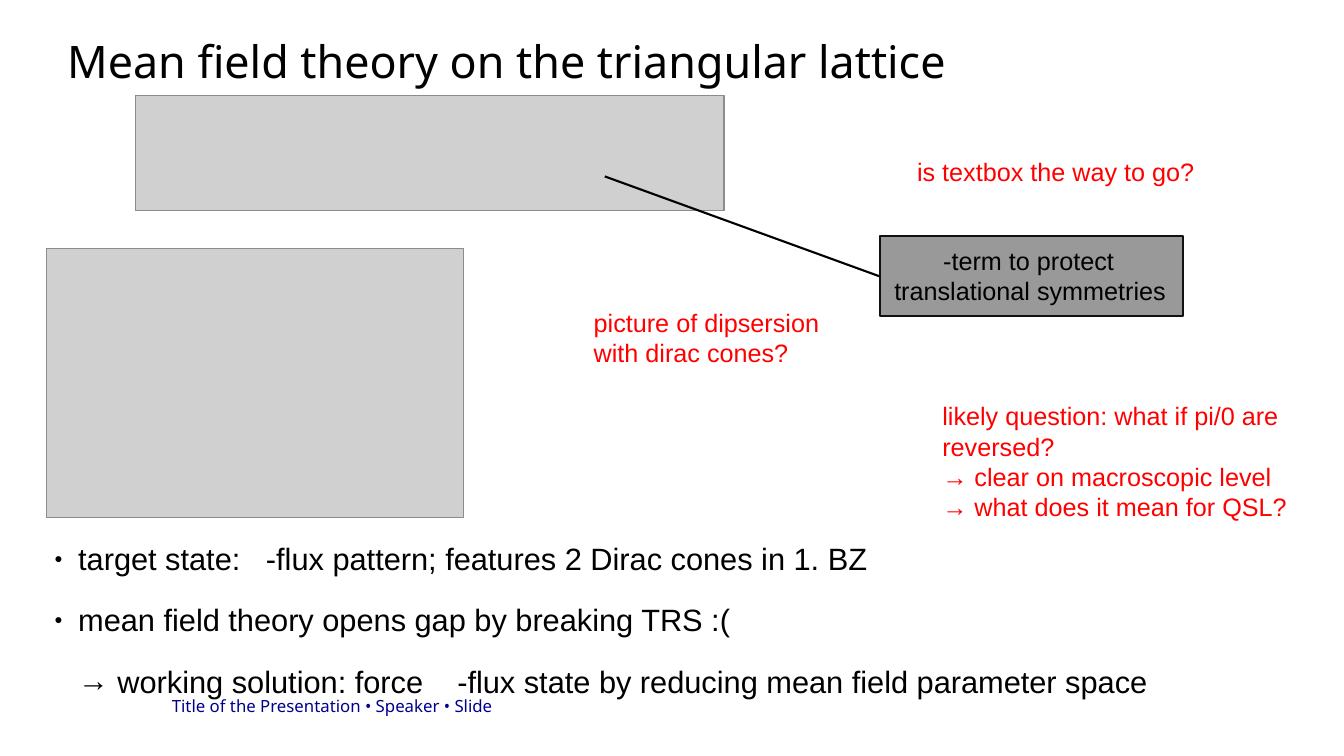
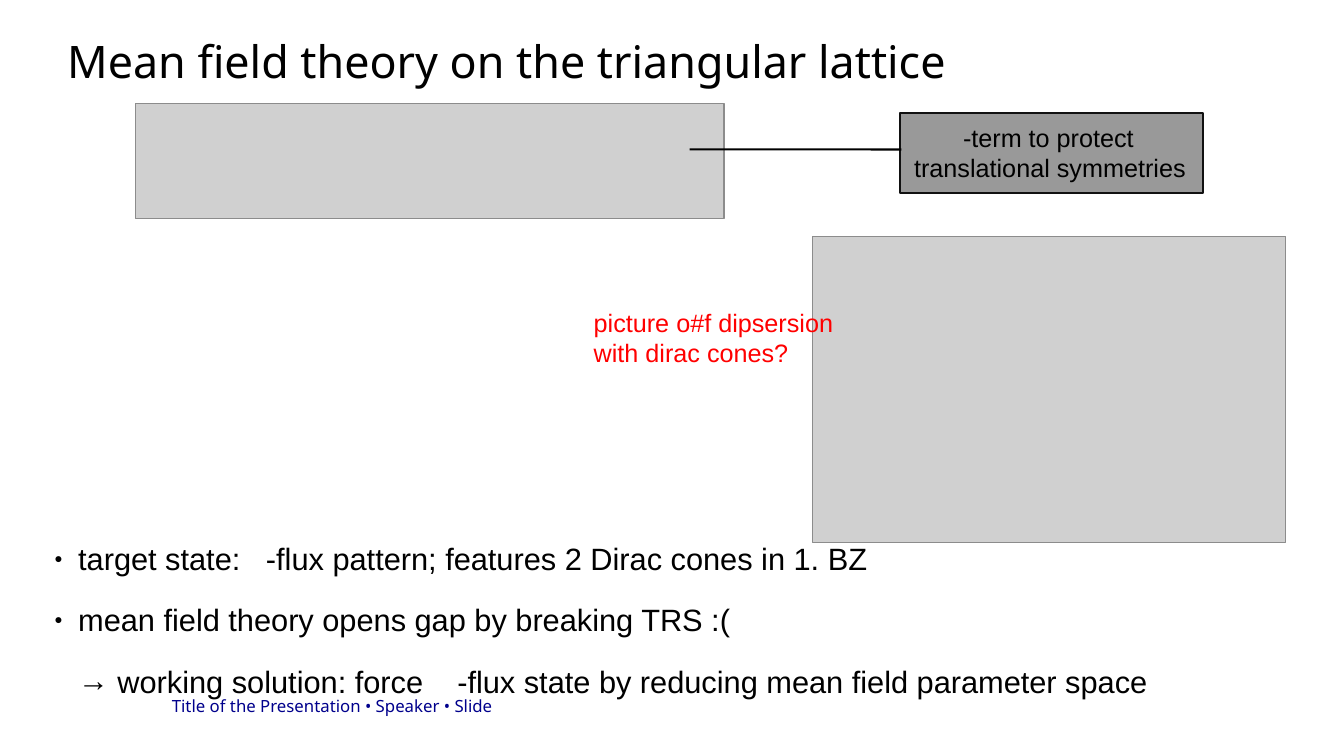
Before and after one commit to ElSickleRick/MP_wiki, a slide deck: slide 16 of WARB_presentation/präsi.odp. Drawn at 1344x756 pixels with LibreOffice and Linux fonts; fonts in the diff are those of the drawing; grey boxes stand for pictures; background and template pictures are left out. Boxes give left, top, right and bottom in pixels: in the first picture for what was removed or moved away, otherwise in the second. Text is boxed around its words. In the diff, an @@ line names an element or a change of style, - is before the commit and + after.

```diff
--- a/WARB_presentation/präsi.odp
+++ b/WARB_presentation/präsi.odp
@@ picture: place and size @@
-picture at (135,96,724,211)
+picture at (135,104,724,219)
@@ rectangle: place and size @@
-rectangle at (880,236,1183,316)
+rectangle at (900,113,1203,193)
@@ text "-term to protect": place and size @@
-text "-term to protect" at (894,253,1166,305)
+text "-term to protect" at (914,130,1186,182)
@@ line moved from (605, 176) - (882, 277) to (690, 149) - (901, 149) @@
@@ text removed at (917,162,1194,187) @@
-is textbox the way to go?
@@ picture: place and size @@
-picture at (46,248,464,517)
+picture at (813,236,1287,542)
@@ text at (594,312,833,338): text changed @@
-picture of dipsersion
+picture o#f dipsersion
@@ text removed at (942,406,1286,521) @@
-likely question: what if pi/0 are reversed?
-→ clear on macroscopic level
-→ what does it mean for QSL?
```
Also in this commit, not shown: 4 other slides changed, 1 slide added, 8 other files.
